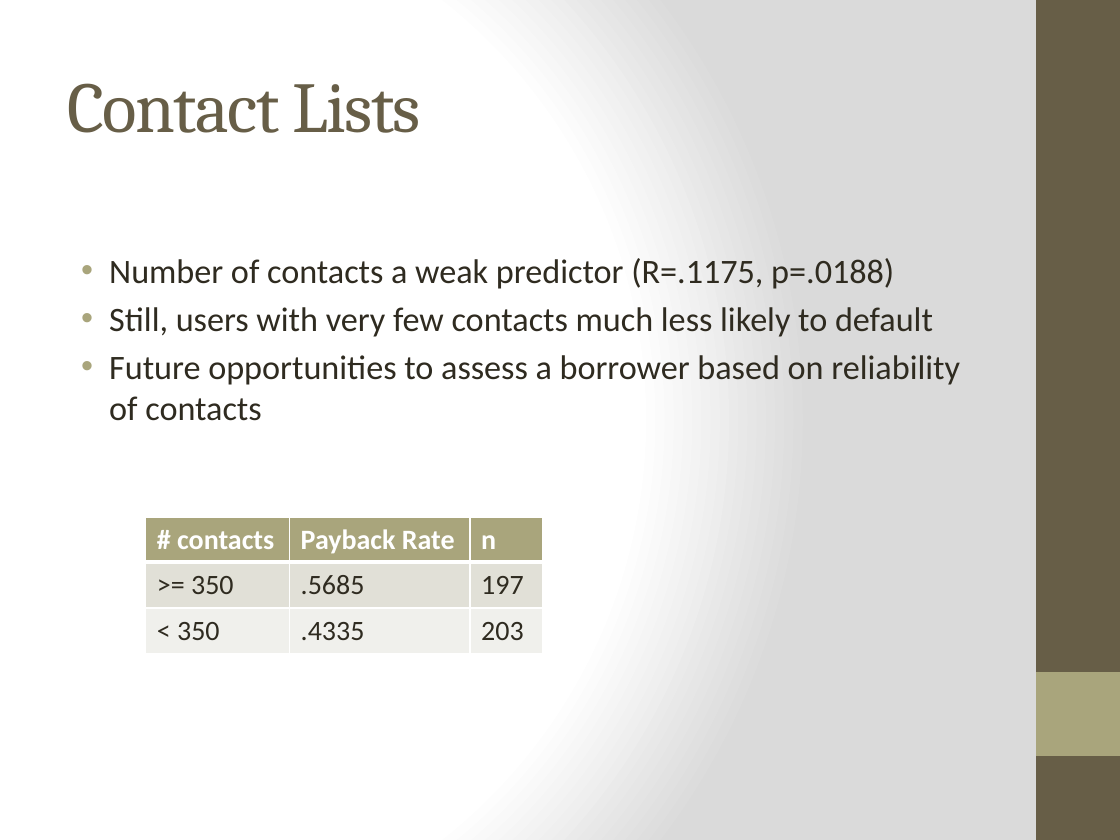
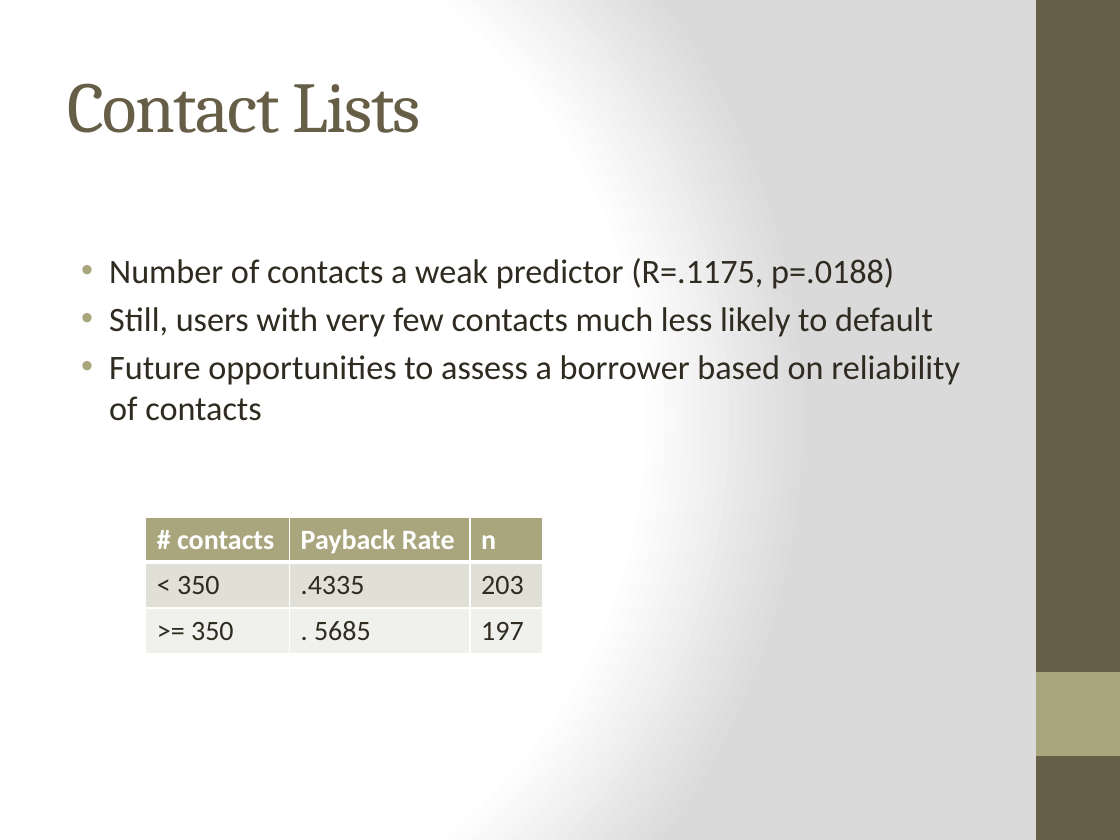
Before and after one commit to jgollub1/branch_project, a slide deck: slide 3 of branch_presentation.pptx. Drawn at 1120x840 pixels with LibreOffice and Linux fonts; fonts in the diff are those of the drawing. Boxes give left, top, right and bottom in pixels: in the first picture for what was removed or moved away, otherwise in the second. Text is boxed around its words. In the diff, an @@ line names an element or a change of style, - is before the commit and + after.

```diff
--- a/branch_presentation.pptx
+++ b/branch_presentation.pptx
@@ table at box(146, 517, 541, 654) @@
-row 2: >= 350 | .5685 | 197
+row 3: >= 350 | . 5685 | 197
```
Also in this commit, not shown: 2 other slides changed, 4 slides added, 3 slides removed, 1 other file.
